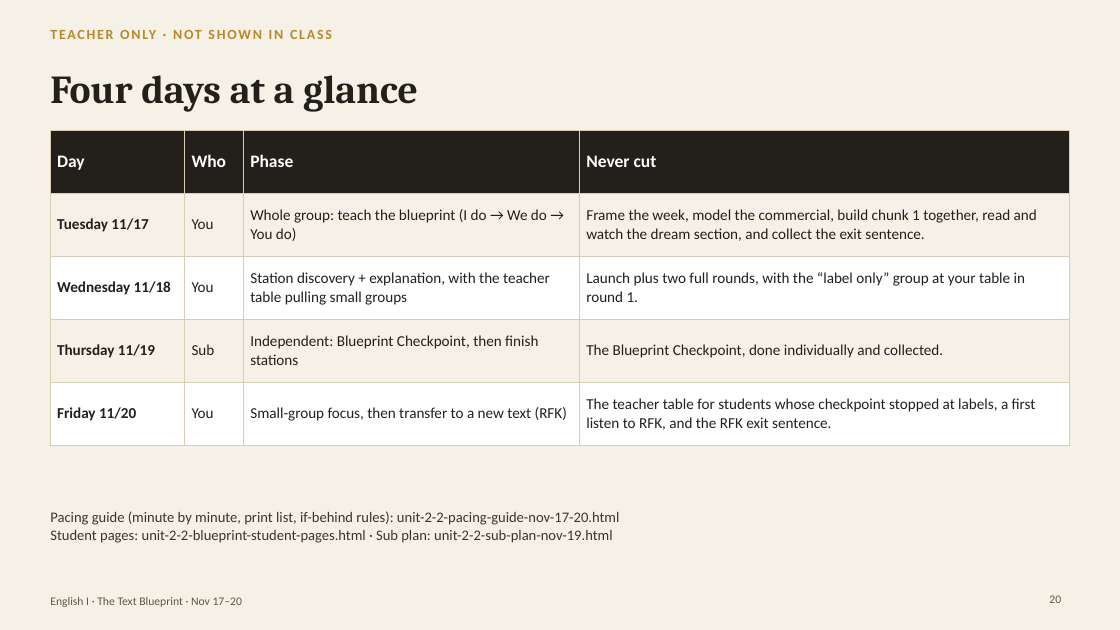
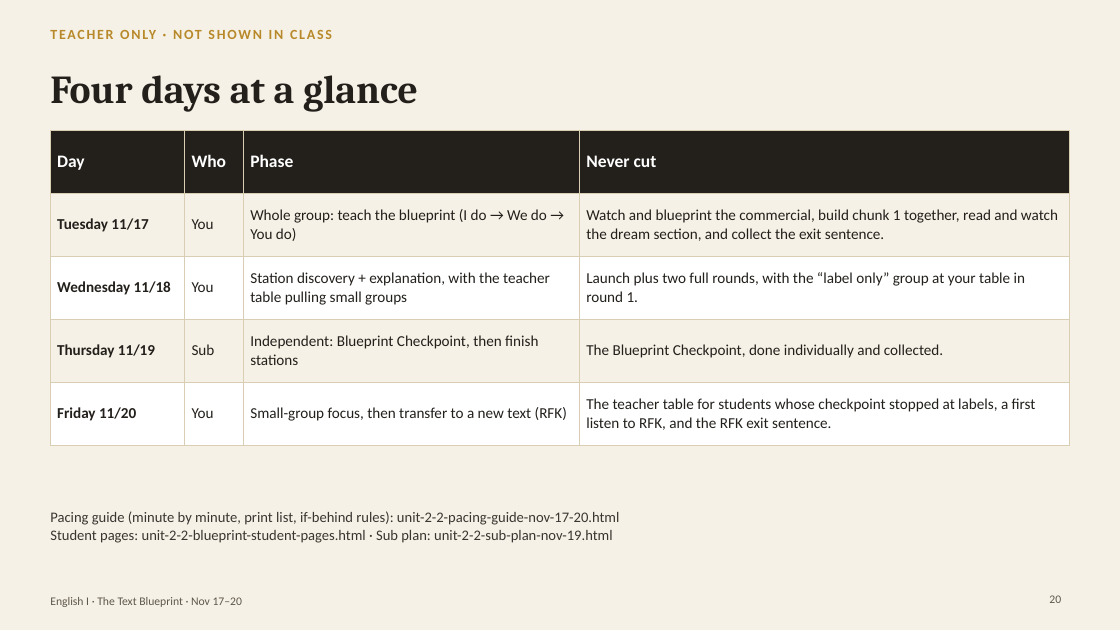
Before and after one commit to bookfairshit/Unit-2.2-Informational-Text, a slide deck: slide 20 of lumio/text-blueprint-nov-17-20.pptx. Drawn at 1120x630 pixels with LibreOffice and Linux fonts; fonts in the diff are those of the drawing. Boxes give left, top, right and bottom in pixels: in the first picture for what was removed or moved away, otherwise in the second. Text is boxed around its words. In the diff, an @@ line names an element or a change of style, - is before the commit and + after.

```diff
--- a/lumio/text-blueprint-nov-17-20.pptx
+++ b/lumio/text-blueprint-nov-17-20.pptx
@@ table at (x1=50, y1=130, x2=1070, y2=434) @@
-row 2, column 4: Frame the week, model the commercial, build chunk 1 together, read and watch the dream section, and collect the exit sentence.
+row 2, column 4: Watch and blueprint the commercial, build chunk 1 together, read and watch the dream section, and collect the exit sentence.
```
Also in this commit, not shown: 6 other slides changed, 2 slides added, 1 slide removed, 4 other files.
